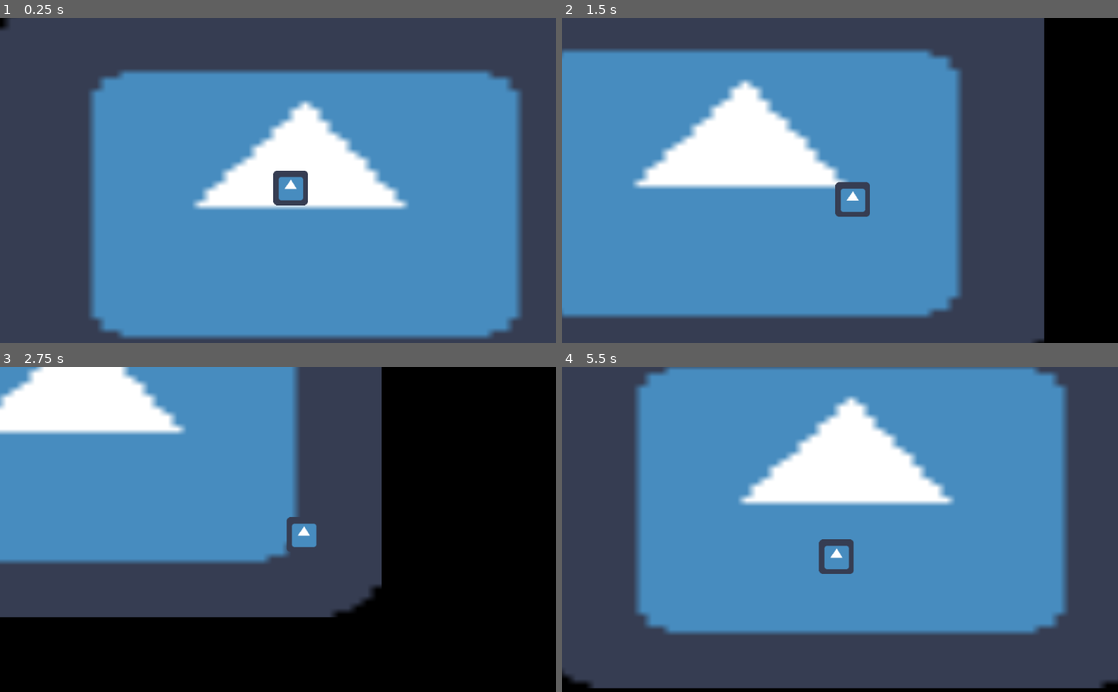
Above: before the commit, frames 1-4 (two rows, left to right).
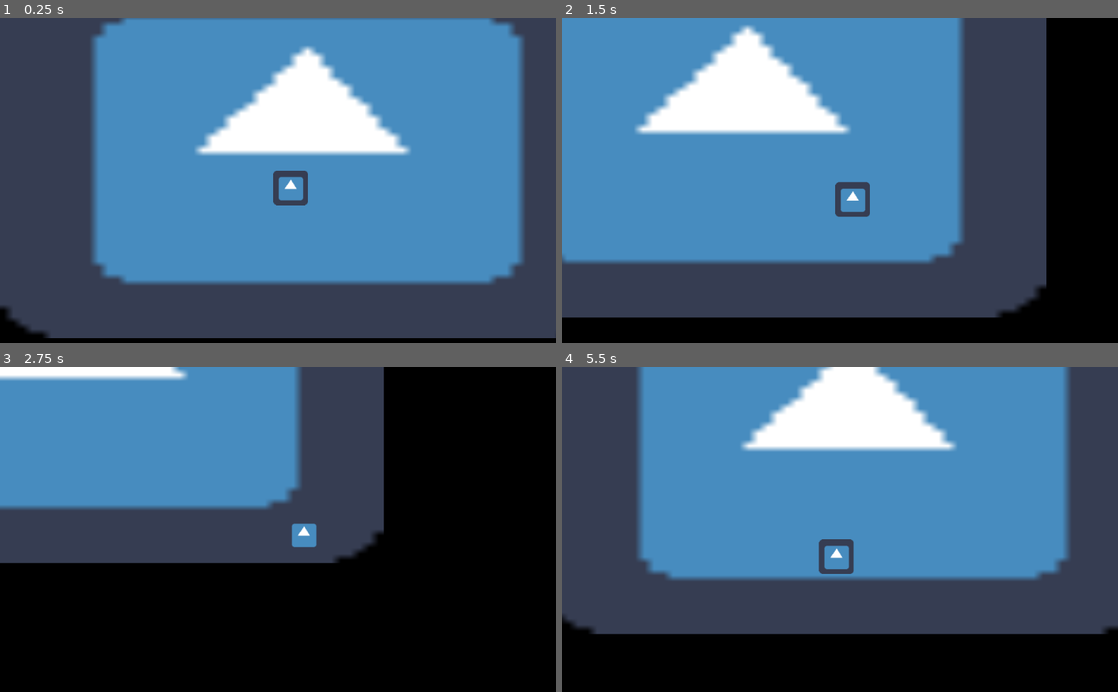
Above: after the commit, the same moments.

Repository: ColdCalzone/GWJ-30
Game: Godot game, scene res://scenes/Testenv.tscn
Same seed, same stepped clock (60 frames per second), same inputs: the game is played once before the commit and once after it. The project has no main scene, so this scene is started directly. The engine's default icon, where the game draws it, is replaced by a stand-in: a white triangle on a blue panel in a dark square.
Inputs (mouse positions are in pixels of both pictures, inside the frame that each line leads up to):
- Up to frame 1 (0.25 s): no input
- Up to frame 2 (1.5 s): tap Enter (ui_accept) at 0.5, 0.77 s; move the mouse to (962, 164) at 0.52 s; hold D (move_right) 0.53-1.28 s; move the mouse to (728, 196) at 1.27 s; hold S (move_down) from 1.28 s (still down)
- Up to frame 3 (2.75 s): tap Enter (ui_accept) at 1.52 s; move the mouse to (333, 458) at 2.02 s; release S (move_down) at 2.03 s; hold D (move_right) from 2.03 s (still down)
- Up to frame 4 (5.5 s): move the mouse to (812, 594) at 2.77 s; release D (move_right) at 2.78 s; hold W (move_up) 2.78-3.53 s; tap Enter (ui_accept) at 3.02, 3.77, 4.52 s; move the mouse to (1006, 578) at 3.52 s; hold A (move_left) 3.53-5.03 s; move the mouse to (673, 480) at 4.27 s; move the mouse to (867, 529) at 5.02 s; hold S (move_down) from 5.03 s (still down)

The runs differ from the first frame. In frame 1, 40% of the frame differs, in the area x 0-100%, y 0-100%; in frame 2, 39%; in frame 3, 27%; in frame 4, 43%, in the area x 0-100%, y 0-99%.

Commit message:
Fixed various misspellings of the word paramEters

Diff:
--- a/objects/attacks/Attack.gd
+++ b/objects/attacks/Attack.gd
@@ -8,7 +8,7 @@
 
 
 # Virtuals
-func attack(paramaters : AttackParams) -> void: pass
+func attack(parameters : AttackParams) -> void: pass
 # EOF: Virtuals
 
 
--- a/objects/attacks/Swing.gd
+++ b/objects/attacks/Swing.gd
@@ -7,9 +7,9 @@
 
 
 
-func attack(paramaters : AttackParams) -> void:
-	position = paramaters.position
-	rotation_degrees = paramaters.rotation
+func attack(parameters : AttackParams) -> void:
+	position = parameters.position
+	rotation_degrees = parameters.rotation
 
 	animated_sprite.play("default")
 
--- a/scenes/Testenv.tscn
+++ b/scenes/Testenv.tscn
@@ -6,7 +6,7 @@
 [node name="Testenv" type="Node2D"]
 
 [node name="Sprite" type="Sprite" parent="."]
-position = Vector2( 527.404, 332.624 )
+position = Vector2( 531.409, 232.511 )
 scale = Vector2( 17.4814, 11.3945 )
 texture = ExtResource( 1 )
 
--- a/singletons/CombatManager.gd
+++ b/singletons/CombatManager.gd
@@ -18,18 +18,18 @@
 
 
 
-func attack(attacker : Entity, paramaters : AttackParams) -> void:
+func attack(attacker : Entity, parameters : AttackParams) -> void:
 
 	var attack_packed : PackedScene
 
-	match paramaters.type:
+	match parameters.type:
 		AttackParams.Types.SWING: attack_packed = ATT_SWING
 
 	var attack_instance := attack_packed.instance()
 	add_child(attack_instance)
 
 	attack_instance.attacker = attacker
-	attack_instance.attack(paramaters)
+	attack_instance.attack(parameters)
 
 
 #
